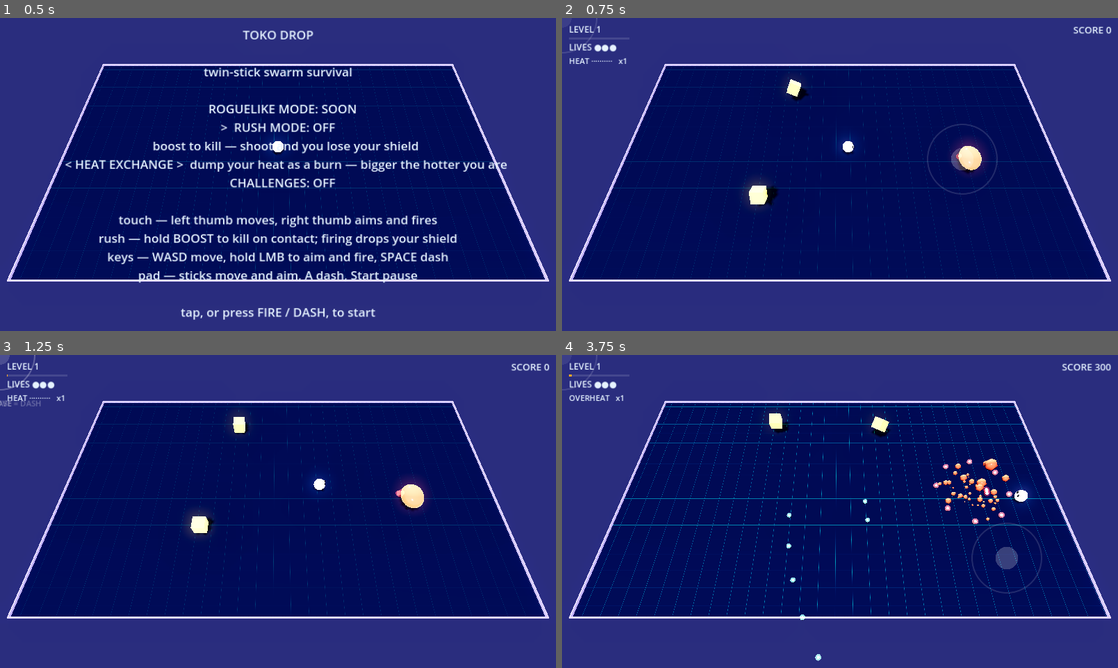
Above: before the commit, frames 1-4 (two rows, left to right).
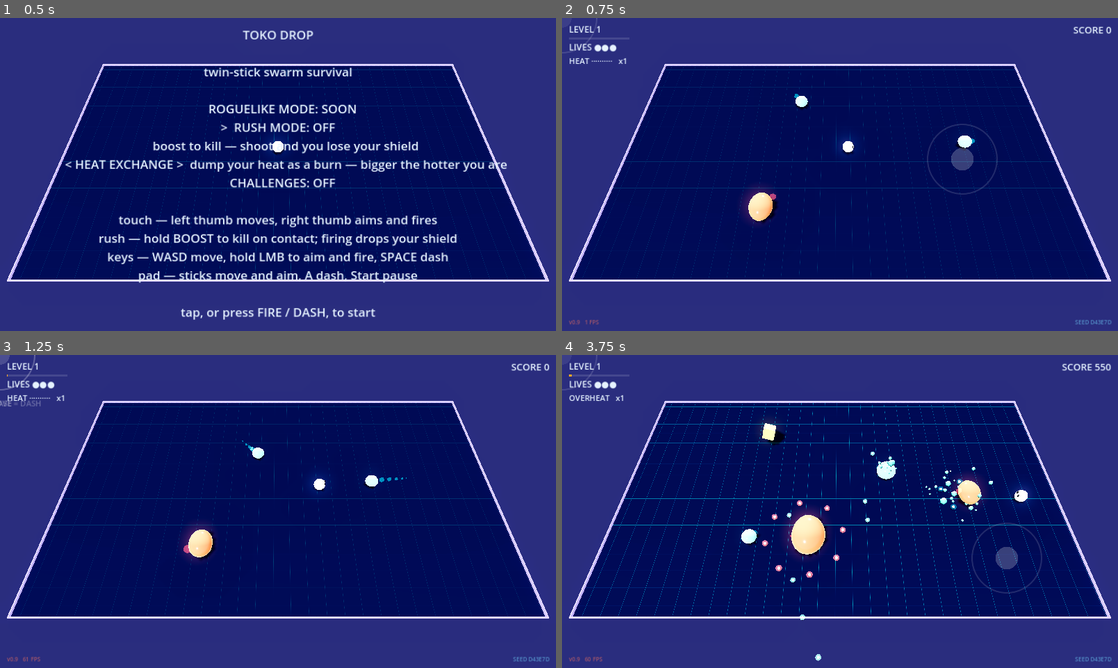
Above: after the commit, the same moments.

Repository: mbace1/toko-drop-godot
Game: Godot game, scene res://scenes/main.tscn
The game is run twice, just before and just after one commit, with the same random seed, the same clock (stepped at 60 frames per second) and the same inputs.
Inputs (mouse positions are in pixels of both pictures, inside the frame that each line leads up to):
- Up to frame 1 (0.5 s): no input
- Up to frame 2 (0.75 s): tap Enter at 0.5 s; move the mouse to (962, 158) at 0.52 s; hold D (move_right) from 0.53 s (still down); tap Space (dash) at 0.6 s; click (962, 158) at 0.67 s
- Up to frame 3 (1.25 s): keep holding D (move_right)
- Up to frame 4 (3.75 s): release D (move_right) at 1.25 s; drag from (728, 527) to (812, 574) at 1.27 s; move the mouse to (895, 442) at 2.02 s; hold D (move_right) 2.03-2.75 s; hold Shift 2.03-2.75 s; click (895, 442) at 2.17 s; drag from (812, 574) to (673, 464) at 2.77 s; move the mouse to (1006, 558) at 3.52 s; hold A (move_left) from 3.53 s (still down); tap Space (dash) at 3.6 s; click (1006, 558) at 3.67 s

Frame 1 is identical in both runs. In frame 2, 1.4% of the frame differs, in the area x 1-99%, y 19-98%; in frame 3, 1.6%; in frame 4, 3.0%, in the area x 1-99%, y 2-98%.

Commit message:
Parity: run seed, corner readouts, time survived, and the red death wash
A fresh side-by-side against the browser build found four things, three of
them on the death screen — which turns out to be where the browser does most
of its work and this port did almost none.

- SEED. The director now sets an explicit run seed and prints it as six hex
  digits, the way the browser prints SEED ED1E2E. We already had a seeded
  gameplay stream from the determinism pass; it just had no name, and a
  seeded run you cannot name is one you cannot ask anybody else to try.
- Corner readouts: version and FPS bottom-left, seed bottom-right.
- TIME SURVIVED is a first-class stat. The browser's summary reads
  "WAVE 1 - 5s - 0 PTS" and keeps a best of the time as well as the score;
  this port had no notion of elapsed time at all. Records are starred
  SEPARATELY, because a run can be your longest without being your highest
  and a single "best" line hides that.
- The red death wash. The browser floods the whole screen red on death and it
  is most of why dying lands; a text swap alone reads as a menu appearing.

Fixed on the way: the death handler used `t` before declaring it, and called
recent_line() with a mode argument the merged SaveService does not take.

238 checks; boots clean.

Co-Authored-By: Claude Sonnet 5 <noreply@anthropic.com>
Claude-Session: https://claude.ai/code/session_01YVYCthnnpMWQ6WawyhARue

Diff:
--- a/scripts/main.gd
+++ b/scripts/main.gd
@@ -23,6 +23,9 @@
 var half_z := HALF_Z
 
 ## main.js GRID_CELL — world units per floor-grid cell, chosen to keep the
+## Shown in the corner, the way the browser prints v221.
+const VERSION := "0.9"
+
 ## cells square on a non-square arena.
 const GRID_CELL := 1.286
 
@@ -83,6 +86,12 @@
 var rush: RushRules
 var _rush_label: Label
 var _wave_bar: ProgressBar
+var _corner_l: Label
+var _corner_r: Label
+var _death_wash: ColorRect
+## Wall-clock length of the current run. The browser treats time survived as
+## a headline stat on the death screen; this port had no notion of it.
+var _run_t := 0.0
 var _floor_mat: ShaderMaterial
 var _floor_inst: MeshInstance3D
 var _rails: Array[MeshInstance3D] = []
@@ -326,6 +335,14 @@
 	_score_label.horizontal_alignment = HORIZONTAL_ALIGNMENT_RIGHT
 	hud.add_child(_score_label)
 
+	# Death wash. The browser floods the whole screen red on death and it is
+	# most of why dying LANDS; a text swap alone reads as a menu appearing.
+	_death_wash = ColorRect.new()
+	_death_wash.set_anchors_preset(Control.PRESET_FULL_RECT)
+	_death_wash.color = Color(0.55, 0.02, 0.05, 0.0)
+	_death_wash.mouse_filter = Control.MOUSE_FILTER_IGNORE
+	hud.add_child(_death_wash)
+
 	_msg_label = _make_label(28)
 	_msg_label.set_anchors_preset(Control.PRESET_CENTER)
 	_msg_label.grow_horizontal = Control.GROW_DIRECTION_BOTH
@@ -333,6 +350,24 @@
 	_msg_label.horizontal_alignment = HORIZONTAL_ALIGNMENT_CENTER
 	_msg_label.vertical_alignment = VERTICAL_ALIGNMENT_CENTER
 	hud.add_child(_msg_label)
+
+	# The corners the browser build uses: version and frame rate bottom-left,
+	# the run seed bottom-right.
+	_corner_l = _make_label(13)
+	_corner_l.add_theme_color_override("font_color", Color(1.0, 0.45, 0.35, 0.55))
+	_corner_l.set_anchors_preset(Control.PRESET_BOTTOM_LEFT)
+	_corner_l.grow_vertical = Control.GROW_DIRECTION_BEGIN
+	_corner_l.position = Vector2(16, -30)
+	hud.add_child(_corner_l)
+
+	_corner_r = _make_label(13)
+	_corner_r.add_theme_color_override("font_color", Color(0.45, 0.85, 1.0, 0.55))
+	_corner_r.set_anchors_preset(Control.PRESET_BOTTOM_RIGHT)
+	_corner_r.grow_horizontal = Control.GROW_DIRECTION_BEGIN
+	_corner_r.grow_vertical = Control.GROW_DIRECTION_BEGIN
+	_corner_r.position = Vector2(-16, -30)
+	_corner_r.horizontal_alignment = HORIZONTAL_ALIGNMENT_RIGHT
+	hud.add_child(_corner_r)
 
 	sticks = TouchSticks.new()
 	sticks.input_mgr = input_mgr
@@ -399,9 +434,11 @@
 				_start_game()
 
 	_update_shake(delta)
+	_update_wash(delta)
 	_update_hud()
 
 func _process_playing(delta: float) -> void:
+	_run_t += delta
 	var move := input_mgr.get_move_dir()
 	var aim := input_mgr.get_aim_dir(player.position)
 	var firing: bool = aim["valid"]
@@ -588,6 +625,9 @@
 	state = State.PLAYING
 	score = 0
 	input_mgr.reset()
+	waves.reseed()
+	_run_t = 0.0
+	_death_wash.color.a = 0.0
 	input_mgr.set_rush(_rush_verbs())
 	waves.level_override = 0
 	save.mode = _cur_mode_key()   # every read below follows from this
@@ -725,22 +765,47 @@
 	state = State.DEAD
 	audio.play("dead")
 	input_mgr.reset()   # a finger still down must not steer the next run
+
+	# The browser treats TIME SURVIVED as a headline stat ("WAVE 1 - 5s - 0
+	# PTS") and keeps a best of it; this port had no notion of it at all.
+	var t := int(_run_t)
 	var mkey := _cur_mode_key()
-	var extra := {}
+	save.mode = mkey
+	var prev_best_time := 0
+	for r in save.runs:
+		prev_best_time = maxi(prev_best_time, int(r.get("time", 0)))
+
+	var extra := {"time": t}
 	if mode == Mode.RUSH:
-		extra = {"kills": rush.kills, "heat_peak": rush.heat_peak}
-	save.mode = mkey
+		extra["kills"] = rush.kills
+		extra["heat_peak"] = rush.heat_peak
 	# record() stores `wave` only for the wave-based mode and drops it for
 	# Rush, where a wave number would be a lie (design/RUSH_MODE.md 7).
 	var best := save.record(score, waves.wave, extra)
-	var out := ["YOU DIED", "", "score %d — wave %d" % [score, waves.wave]]
-	out.append("NEW BEST!" if best else "best %d" % save.hi_score)
+
+	var out := ["YOU DIED", "",
+		"WAVE %d  ·  %ds  ·  %d PTS" % [waves.wave, t, score]]
+	# Star each record actually beaten, the way the browser marks BEST TIME
+	# and BEST WAVE separately — a run can be your longest without being your
+	# highest, and one line saying "best" hides that.
+	var stars: Array[String] = []
+	if best:
+		stars.append("★ BEST SCORE")
+	if t > prev_best_time:
+		stars.append("★ BEST TIME")
+	if stars.is_empty():
+		out.append("best %d" % save.hi_score)
+	else:
+		out.append("   ".join(stars))
 	var recent := save.recent_line()
 	if recent != "":
 		out.append(recent)
 	out.append("")
+	out.append("SEED %s" % waves.seed_text())
+	out.append("")
 	out.append("tap, or press FIRE / DASH, to retry")
-	_msg_label.text = "\n".join(out)
+	_msg_label.text = "
+".join(out)
 	_msg_label.show()
 
 func _show_menu() -> void:
@@ -824,6 +889,11 @@
 	return SaveService.MODE_RUSH if r["mode"] == Mode.RUSH else SaveService.MODE_NORMAL
 
 ## main.js: trauma decays at ~2.8/s and the offset is trauma squared.
+## Fades the red flood up on death and back out when a run starts.
+func _update_wash(delta: float) -> void:
+	var want := 0.34 if state == State.DEAD else 0.0
+	_death_wash.color.a = move_toward(_death_wash.color.a, want, delta * 1.6)
+
 func _update_shake(delta: float) -> void:
 	if _trauma <= 0.0:
 		if camera.position != _cam_rest:
@@ -895,5 +965,7 @@
 		# so it shows how much of the wave is dead. Same slot, same question.
 		_wave_bar.value = _wave_progress()
 
+	_corner_l.text = "v%s   %d FPS" % [VERSION, int(Engine.get_frames_per_second())]
+	_corner_r.text = "SEED %s" % waves.seed_text()
 	_score_label.text = ("SCORE %d" % score) if save.hi_score <= 0 \
 		else ("SCORE %d   BEST %d" % [score, save.hi_score])
--- a/scripts/wave_director.gd
+++ b/scripts/wave_director.gd
@@ -88,6 +88,20 @@
 ##
 ## Left unseeded by default, so an ordinary run is as random as it ever was.
 var rng := RandomNumberGenerator.new()
+## The seed this run was composed from. Shown in the corner and on the death
+## screen, the way the browser build prints SEED — a seeded run you cannot
+## name is one you cannot ask anybody else to try.
+var run_seed := 0
+
+## Starts a fresh gameplay stream. Pass a seed to replay a run exactly.
+func reseed(seed_value: int = 0) -> void:
+	run_seed = seed_value if seed_value != 0 else (randi() & 0xFFFFFF)
+	rng.seed = run_seed
+	rng.state = run_seed
+
+## The browser prints it as six hex digits (SEED ED1E2E).
+func seed_text() -> String:
+	return "%06X" % (run_seed & 0xFFFFFF)
 
 var wave := 0
 ## Rush Mode drives difficulty from its own LEVEL rather than from how many
Not shown, changed: PORT_STATUS.md
